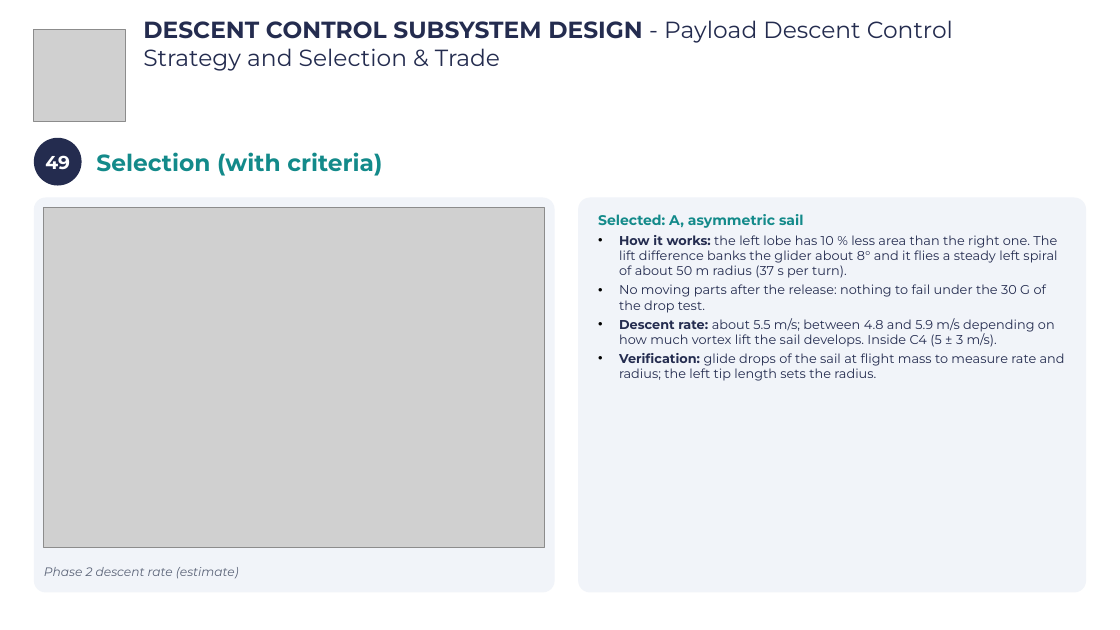
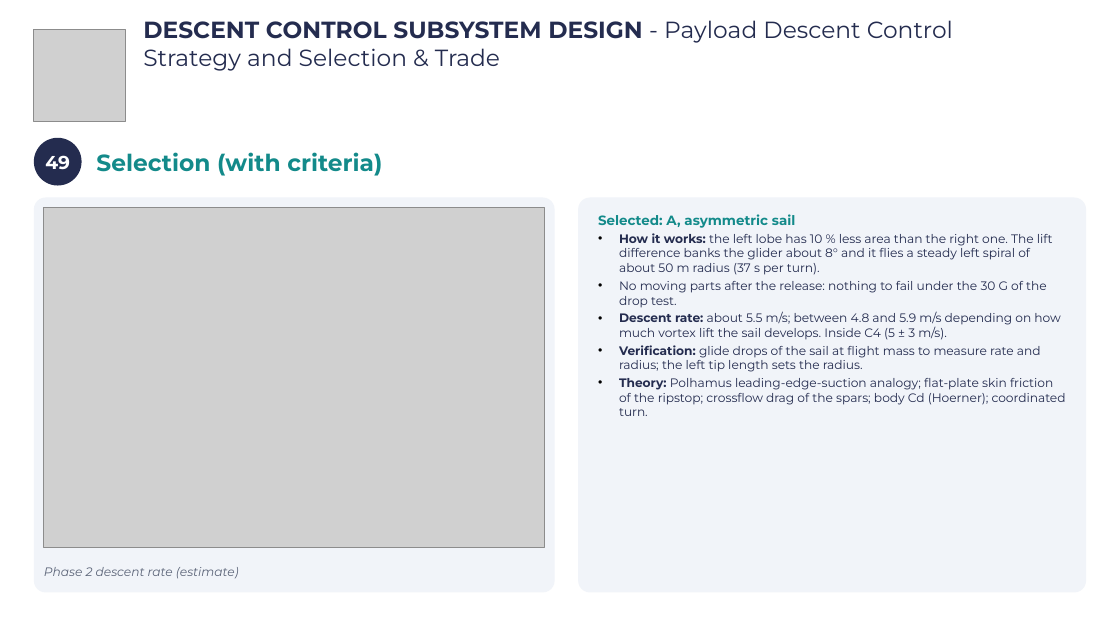
Before and after one commit to Caetano18/proyecto, a slide deck: slide 52 of cansat_pdr/laminas_plantilla/CanSat_PDR_Hermes_V2.pptx. Drawn at 1120x630 pixels with LibreOffice and Linux fonts; fonts in the diff are those of the drawing; grey boxes stand for pictures; background and template pictures are left out. Boxes give left, top, right and bottom in pixels: in the first picture for what was removed or moved away, otherwise in the second. Text is boxed around its words. In the diff, an @@ line names an element or a change of style, - is before the commit and + after.

```diff
--- a/cansat_pdr/laminas_plantilla/CanSat_PDR_Hermes_V2.pptx
+++ b/cansat_pdr/laminas_plantilla/CanSat_PDR_Hermes_V2.pptx
@@ text in rounded rectangle at (x1=598, y1=214, x2=1060, y2=372): size 12 to 11.5 pt in "Selected: A, asymmetric sail"; size 11 to 10.5 pt in "How it works: the left lobe has ...", "No moving parts after the release: nothing ...", "Descent rate: about 5.5 m/s; between 4.8 ...", "Verification: glide drops of the sail at ..." @@
@@ text in rounded rectangle at (x1=619, y1=378, x2=1066, y2=416): paragraph added @@
+• Theory: Polhamus leading-edge-suction analogy; flat-plate skin friction of the ripstop; crossflow drag of the spars; body Cd (Hoerner); coordinated turn.
```
Also in this commit, not shown: 1 other slide changed, 5 other files.
